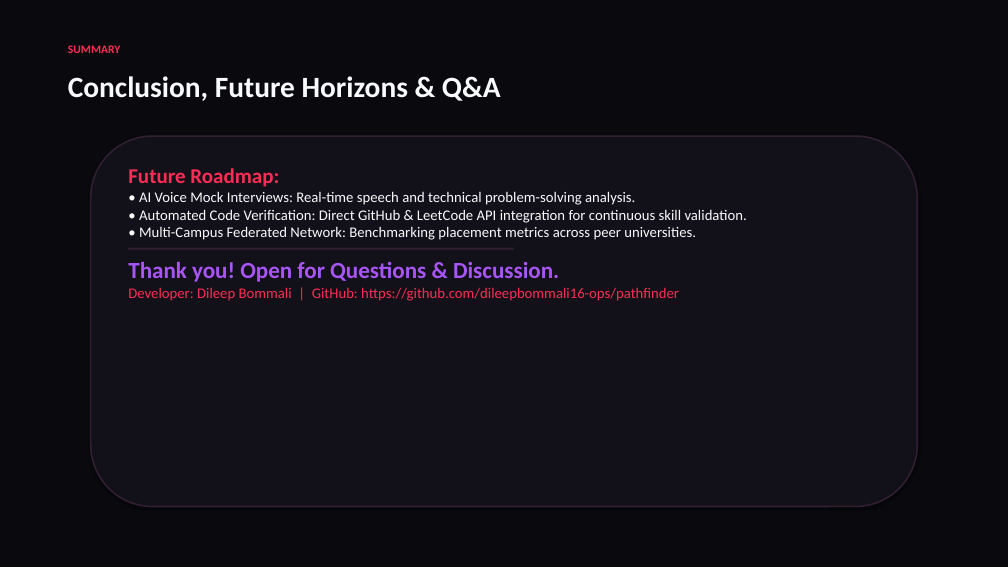
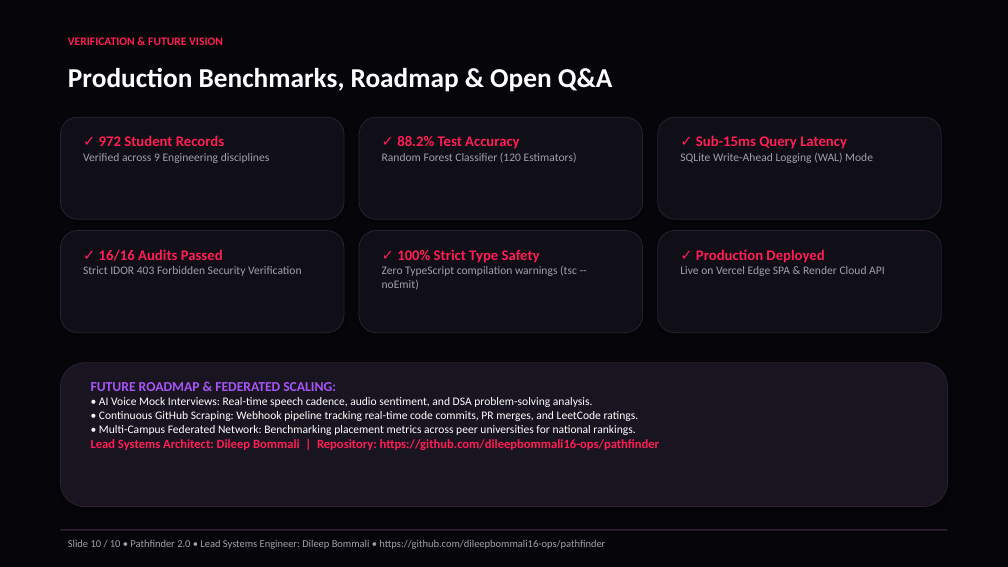
Before and after one commit to dileepbommali16-ops/pathfinder, a slide deck: slide 10 of Pathfinder_Presentation_Dileep_Bommali.pptx. Drawn at 1008x567 pixels with LibreOffice and Linux fonts; fonts in the diff are those of the drawing. Boxes give left, top, right and bottom in pixels: in the first picture for what was removed or moved away, otherwise in the second. Text is boxed around its words. In the diff, an @@ line names an element or a change of style, - is before the commit and + after.

Commit message:
feat(redesign): executive redesign with deep technical matter, iconic P monogram logo, and zero green/yellow/dark-blue palette

```diff
--- a/Pathfinder_Presentation_Dileep_Bommali.pptx
+++ b/Pathfinder_Presentation_Dileep_Bommali.pptx
@@ rectangle at bbox=[0, 0, 1008, 567]: fill #09090E to #06060A @@
@@ text at bbox=[68, 37, 223, 45]: text changed; text colour #FF2D55 to #FF1E56 @@
-SUMMARY
+VERIFICATION & FUTURE VISION
@@ text at bbox=[68, 68, 612, 92]: text changed; size 28 to 26 pt; text colour #F8FAFC to #FFFFFF @@
-Conclusion, Future Horizons & Q&A
+Production Benchmarks, Roadmap & Open Q&A
@@ rounded rectangle added at bbox=[60, 117, 344, 219], fill #100E16, outline #2E2034 0.75 pt @@
@@ rounded rectangle added at bbox=[359, 117, 643, 219], fill #100E16, outline #2E2034 0.75 pt @@
@@ rounded rectangle added at bbox=[658, 117, 941, 219], fill #100E16, outline #2E2034 0.75 pt @@
@@ text added at bbox=[83, 135, 270, 163], 11 pt, text #A1A1AA @@
+✓ 972 Student Records
+Verified across 9 Engineering disciplines
@@ rounded rectangle removed at bbox=[91, 136, 917, 507] @@
@@ text added at bbox=[382, 136, 577, 163], 11 pt, text #A1A1AA @@
+✓ 88.2% Test Accuracy
+Random Forest Classifier (120 Estimators)
@@ text added at bbox=[680, 135, 873, 163], 11 pt, text #A1A1AA @@
+✓ Sub-15ms Query Latency
+SQLite Write-Ahead Logging (WAL) Mode
@@ rounded rectangle added at bbox=[60, 231, 344, 333], fill #100E16, outline #2E2034 0.75 pt @@
@@ rounded rectangle added at bbox=[359, 231, 643, 333], fill #100E16, outline #2E2034 0.75 pt @@
@@ rounded rectangle added at bbox=[658, 231, 941, 333], fill #100E16, outline #2E2034 0.75 pt @@
@@ text added at bbox=[83, 249, 301, 276], 11 pt, text #A1A1AA @@
+✓ 16/16 Audits Passed
+Strict IDOR 403 Forbidden Security Verification
@@ text added at bbox=[382, 249, 577, 290], 11 pt, text #A1A1AA @@
+✓ 100% Strict Type Safety
+Zero TypeScript compilation warnings (tsc --noEmit)
@@ text added at bbox=[680, 249, 885, 276], 11 pt, text #A1A1AA @@
+✓ Production Deployed
+Live on Vercel Edge SPA & Render Cloud API
@@ rounded rectangle added at bbox=[60, 363, 948, 507], fill #181420, outline #2E2034 0.75 pt @@
@@ text at bbox=[91, 382, 660, 450]: text changed; size 14 to 11 pt; text colour #F8FAFC to #FFFFFF @@
-Future Roadmap:
-• AI Voice Mock Interviews: Real-time speech and technical problem-solving analysis.
-• Automated Code Verification: Direct GitHub & LeetCode API integration for continuous skill validation.
-• Multi-Campus Federated Network: Benchmarking placement metrics across peer universities.
-━━━━━━━━━━━━━━━━━━━━━━━━━━━━━━━━━━━━━━━━━━━━━━━━━━━
-Thank you! Open for Questions & Discussion.
-Developer: Dileep Bommali | GitHub: https://github.com/dileepbommali16-ops/pathfinder
+FUTURE ROADMAP & FEDERATED SCALING:
+• AI Voice Mock Interviews: Real-time speech cadence, audio sentiment, and DSA problem-solving analysis.
+• Continuous GitHub Scraping: Webhook pipeline tracking real-time code commits, PR merges, and LeetCode ratings.
+• Multi-Campus Federated Network: Benchmarking placement metrics across peer universities for national rankings.
+Lead Systems Architect: Dileep Bommali | Repository: https://github.com/dileepbommali16-ops/pathfinder
@@ rectangle added at bbox=[60, 529, 948, 531], fill #2E2034 @@
@@ text added at bbox=[68, 539, 605, 549], 10 pt, text #A1A1AA @@
+Slide 10 / 10 • Pathfinder 2.0 • Lead Systems Engineer: Dileep Bommali • https://github.com/dileepbommali16-ops/pathfinder
```
Also in this commit, not shown: 1 other slide changed, 8 slides added, 8 slides removed, 22 other files.
